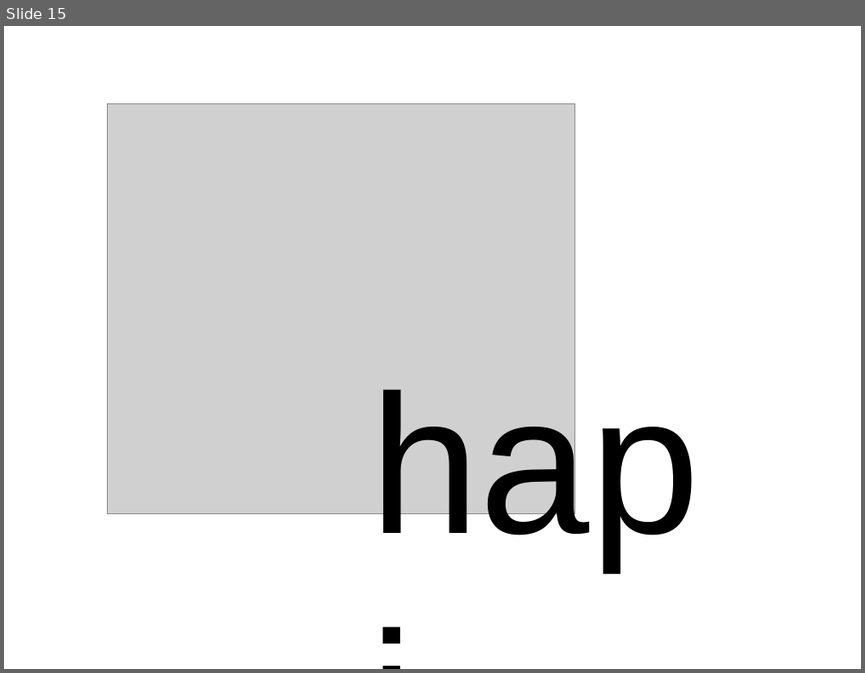
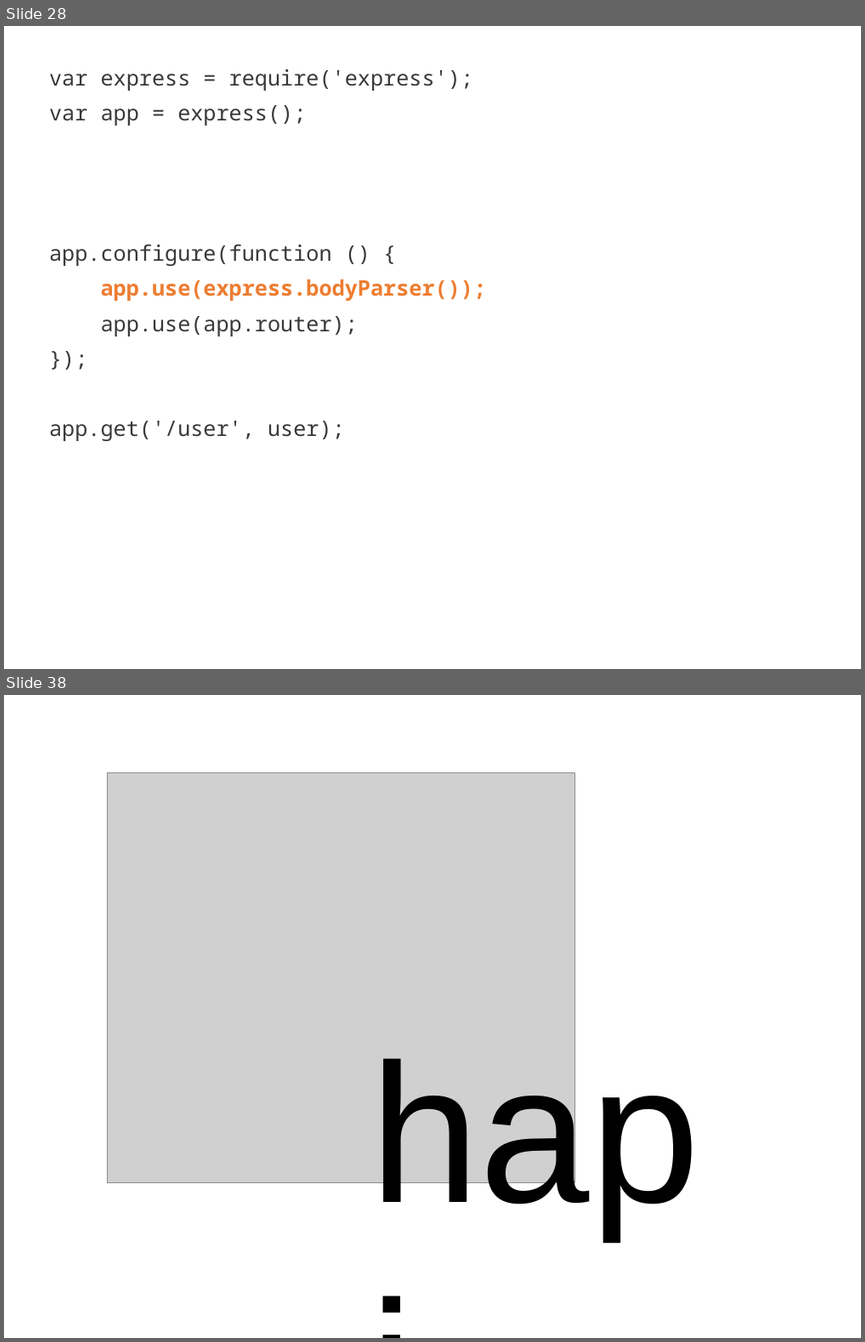
Before and after one commit to mikeal/nodeconf2013, a slide deck: slides/services/services.pptx. Shown one above the other, each under a label of ours: slide 15 before the commit, slides 28 and 38 after it; the slides between them are not shown. The pictures are 865x673 and 865x1342 pixels, drawn with LibreOffice and Linux fonts; fonts in the diff are those of the drawing; grey boxes stand for pictures. Boxes give left, top, right and bottom in pixels: in the first picture for what was removed or moved away, otherwise in the second. Text is boxed around its words. In the diff, an @@ line names an element or a change of style, - is before the commit and + after.

Commit message:
Added express section

```diff
--- a/slides/services/services.pptx
+++ b/slides/services/services.pptx
@@ slide 28 added at box(4, 26, 861, 669), background #FFFFFF @@
@@ subtitle added at box(49, 69, 487, 441), 18 pt, text #3B3838 @@
+var express = require('express');
+var app = express();
+app.configure(function () {
+app.use(express.bodyParser());
+app.use(app.router);
+});
+app.get('/user', user);
@@ what was slide 15 is now slide 38 @@
```
Also in this commit, not shown: 6 slides changed, 22 other slides added.
